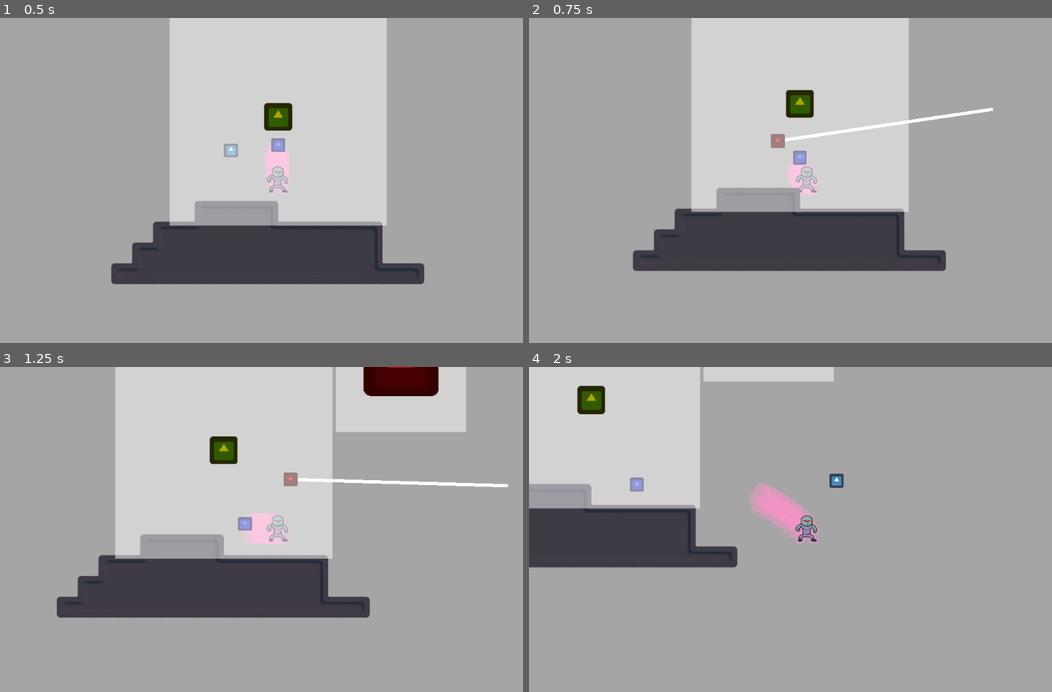
Above: before the commit, frames 1-4 (two rows, left to right).
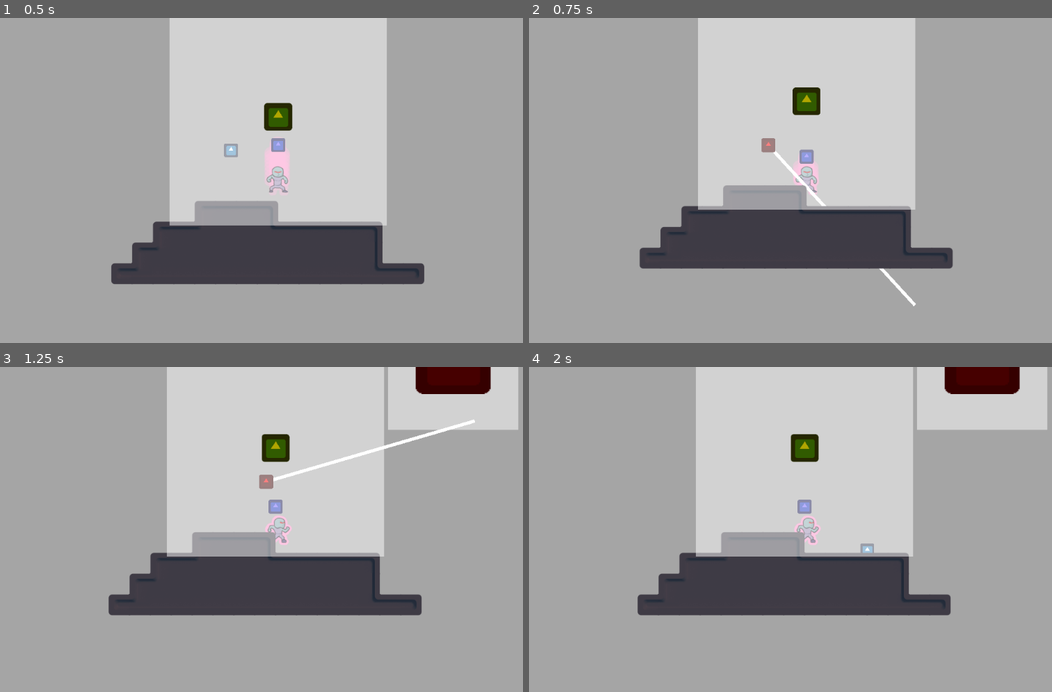
Above: after the commit, the same moments.

Repository: mdrgon1/GWJ-22-Spinzo
Game: Godot game, scene res://Main.tscn
The game is run twice, just before and just after one commit, with the same random seed, the same clock (stepped at 60 frames per second) and the same inputs. The engine's default icon, where the game draws it, is replaced by a stand-in: a white triangle on a blue panel in a dark square.
Inputs:
- Up to frame 1 (0.5 s): no input
- Up to frame 2 (0.75 s): hold Right (move_right) from 0.53 s (still down); hold Shift (aim) from 0.53 s (still down)
- Up to frame 3 (1.25 s): keep holding Right (move_right); keep holding Shift (aim); tap W (jump) at 0.77 s
- Up to frame 4 (2 s): keep holding Right (move_right); release Shift (aim) at 1.28 s; tap E (throw_ball) at 1.35 s; tap W (jump) at 1.52 s

Frame 1 is identical in both runs. In frame 2, 5.3% of the frame differs, in the area x 19-89%, y 0-89%; in frame 3, 21%; in frame 4, 54%, in the area x 0-100%, y 0-77%.

Commit message:
Dashers are no longer invincible

Diff:
--- a/Project/hazards/Hazard1.tscn
+++ b/Project/hazards/Hazard1.tscn
@@ -10,7 +10,7 @@
 extents = Vector2( 5.5, 5.5 )
 
 [sub_resource type="RectangleShape2D" id=3]
-extents = Vector2( 20.0541, 3.06965 )
+extents = Vector2( 20.0541, 4.38907 )
 
 [node name="Dasher" type="KinematicBody2D"]
 script = ExtResource( 2 )
@@ -24,6 +24,8 @@
 shape = SubResource( 1 )
 
 [node name="Area2D" type="Area2D" parent="."]
+collision_layer = 2
+collision_mask = 2
 
 [node name="CollisionShape2D" type="CollisionShape2D" parent="Area2D"]
 shape = SubResource( 2 )
